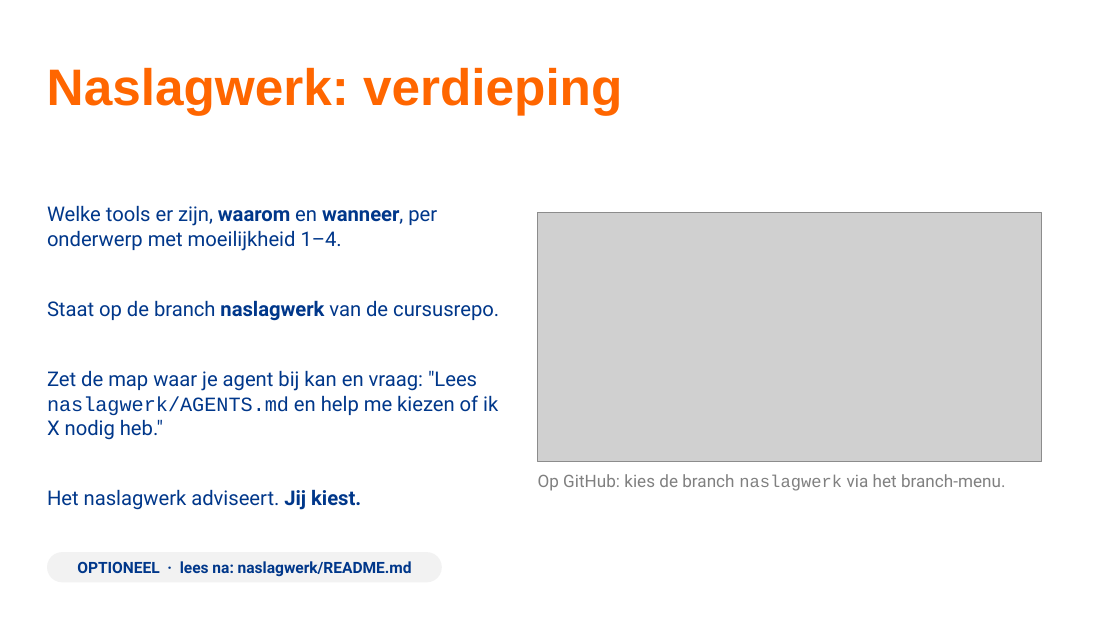
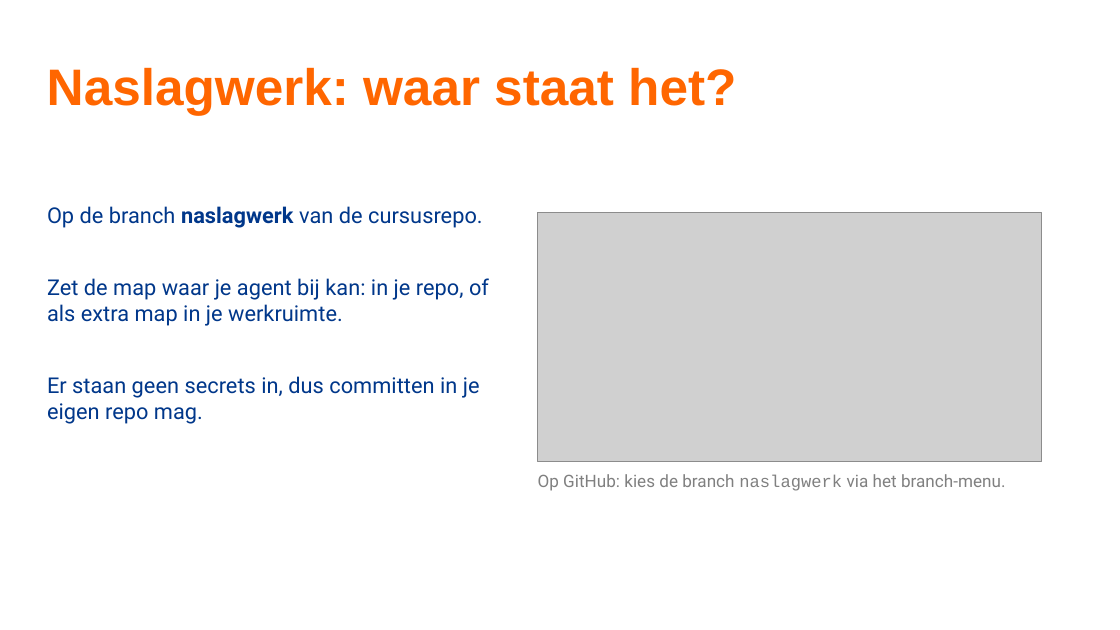
Before and after one commit to TeamNLSportScienceCentre/teamnl-agentic-engineering, a slide deck: slide 42 of docs/agentic-engineering-sessie-1.pptx (slide 39 before the commit). Drawn at 1120x630 pixels with LibreOffice and Linux fonts; fonts in the diff are those of the drawing; grey boxes stand for pictures; background and template pictures are left out. Boxes give left, top, right and bottom in pixels: in the first picture for what was removed or moved away, otherwise in the second. Text is boxed around its words. In the diff, an @@ line names an element or a change of style, - is before the commit and + after.

```diff
--- a/docs/agentic-engineering-sessie-1.pptx
+++ b/docs/agentic-engineering-sessie-1.pptx
@@ title at [47, 67, 736, 115]: text changed @@
-Naslagwerk: verdieping
+Naslagwerk: waar staat het?
@@ text at [47, 206, 489, 424]: text changed; size 13 to 14 pt @@
-Welke tools er zijn, waarom en wanneer, per onderwerp met moeilijkheid 1–4.
-Staat op de branch naslagwerk van de cursusrepo.
-Zet de map waar je agent bij kan en vraag: "Lees naslagwerk/AGENTS.md en help me kiezen of ik X nodig heb."
-Het naslagwerk adviseert. Jij kiest.
+Op de branch naslagwerk van de cursusrepo.
+Zet de map waar je agent bij kan: in je repo, of als extra map in je werkruimte.
+Er staan geen secrets in, dus committen in je eigen repo mag.
@@ rounded rectangle removed at [47, 552, 441, 582] @@
-OPTIONEEL · lees na: naslagwerk/README.md
```
Also in this commit, not shown: 21 other slides changed, 2 slides added, 3 slides removed.
